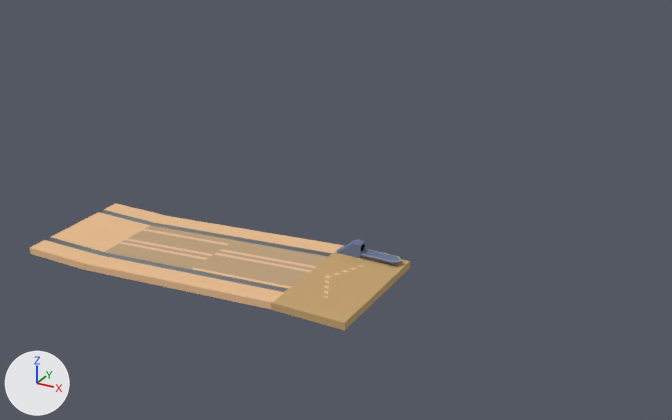
Two versions of the Blender file Assets/Design/bowlingalley.blend, one commit apart.
Camera for both pictures: a camera (50 mm lens) standing at (177.0, -181.0, 114.0) and looking at (36.0, 74.0, -14.0). Arrows for +X, +Y and +Z are at lower left; the lights stay in place.
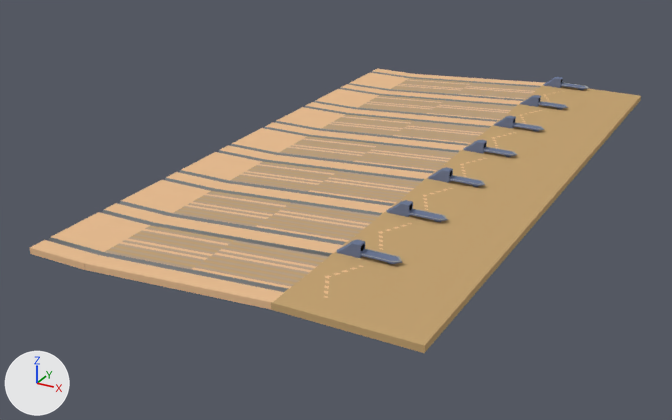
Changed parts and their boxes (x1, y1, x2, y2) in the pictures (672 x 420 px):
'Cube.006', added (beige)
    after: (117, 69, 592, 261)
    faces in mat_bowling_alley_base_floor_color (beige #e9be93): (121, 69, 559, 250)
    faces in mat_bowling_alley_2nd_floor_color (brown #c5a474): (175, 78, 592, 261)
    faces in mat_bowling_alley_3rd_floor_color (beige #b9a28c): (174, 79, 540, 242)
    faces in mat_gutter_color (grey #868686): (117, 71, 540, 245)
    faces in mat_ball_retrieval_machine_color (blue #6e7a97): (387, 77, 589, 222)
'Cube.005', added (brown)
    after: (345, 89, 641, 353)

The change, as a diff of the scene's bpy script:
```diff
--- a/Assets/Design/bowlingalley.blend.py
+++ b/Assets/Design/bowlingalley.blend.py
@@ me_cube_006 @@
+me_cube_006.from_pydata(...)  # 3204 vertices, 3042 faces; spans x -0.3..3.0, y -4.3..59.0, z -4.1..2.7
+# faces by material slot: [330, 1116, 300, 480, 498, 210, 108]
+me_cube_006.materials.append(mat_bowling_alley_base_floor_color)  # beige #e9be93
+me_cube_006.materials.append(mat_bowling_alley_2nd_floor_color)  # brown #c5a474
+me_cube_006.materials.append(mat_bowling_alley_3rd_floor_color)  # beige #b9a28c
+me_cube_006.materials.append(mat_gutter_color)  # grey #868686
+me_cube_006.materials.append(mat_ball_retrieval_machine_color)  # blue #6e7a97
+me_cube_006.materials.append(mat_inner_ball_retrieval_machine_color)  # black #272727
+me_cube_006.materials.append(mat_ball_retrieval_machine_rim_color)  # grey #9e9e9e
@@ me_cube_010 @@
+me_cube_010.from_pydata([(7.0, -0.7, 2.2), (7.0, -1.0, 4.2), (7.0, 20.4, 2.2), (9.0, 20.4, 2.2), (9.0, 20.4, 4.2), (7.0, 20.4, 4.2), (7.0, 0.7, 2.2), (7.0, 1.0, 4.2), (7.0, 0.0, 2.2), (7.0, 0.0, 4.2), (7.0, -1.2, 2.2), (9.0, -1.2, 2.2), (9.0, -1.2, 4.2), (7.0, -1.2, 4.2)], [], [(0, 1, 9, 8), (9, 5, 2, 8), (2, 3, 11, 10, 8), (5, 4, 3, 2), (6, 8, 9, 7), (8, 10, 13, 9), (13, 12, 4, 5, 9), (11, 3, 4, 12), (13, 10, 11, 12)])
+me_cube_010.materials.append(mat_bowling_alley_2nd_floor_color)  # brown #c5a474
@@ ob_cube_006 @@
+ob_cube_006 = bpy.data.objects.new('Cube.006', me_cube_006)
+ob_cube_006.location = (0.0, 30.1, 0.0)
+ob_cube_006.rotation_euler = (0.0, -0.0698, 0.0)  # degrees (0, -4, 0)
+ob_cube_006.scale = (30.0, 2.85, 0.998)
@@ ob_cube_005 @@
+ob_cube_005 = bpy.data.objects.new('Cube.005', me_cube_010)
+ob_cube_005.location = (19.9, -5.7, 0.0)
+ob_cube_005.scale = (9.98, 9.98, 0.998)
```
